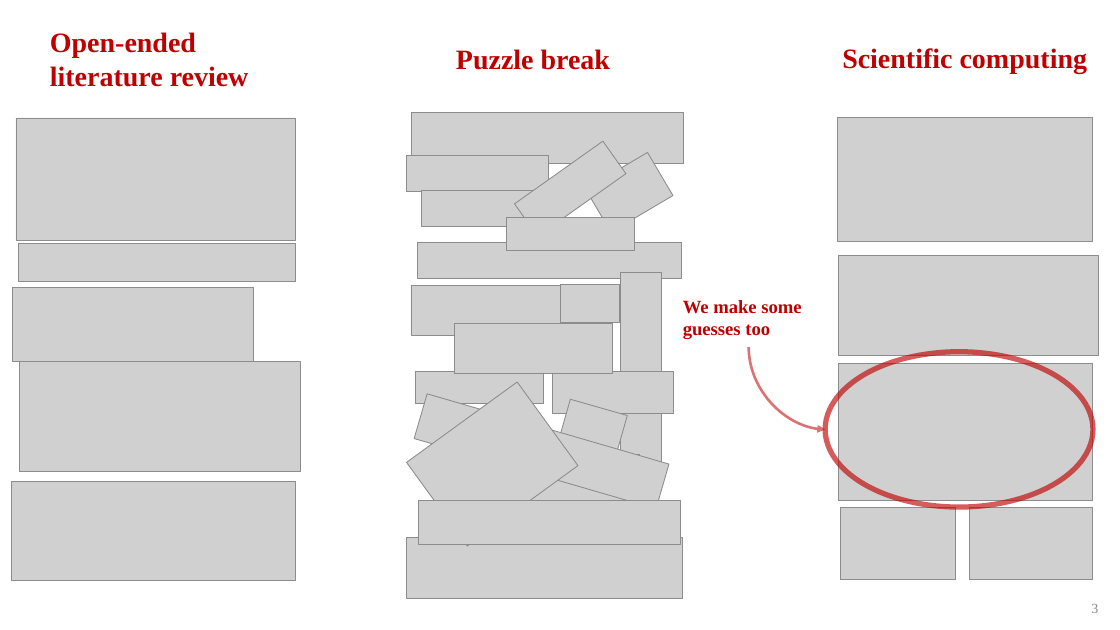
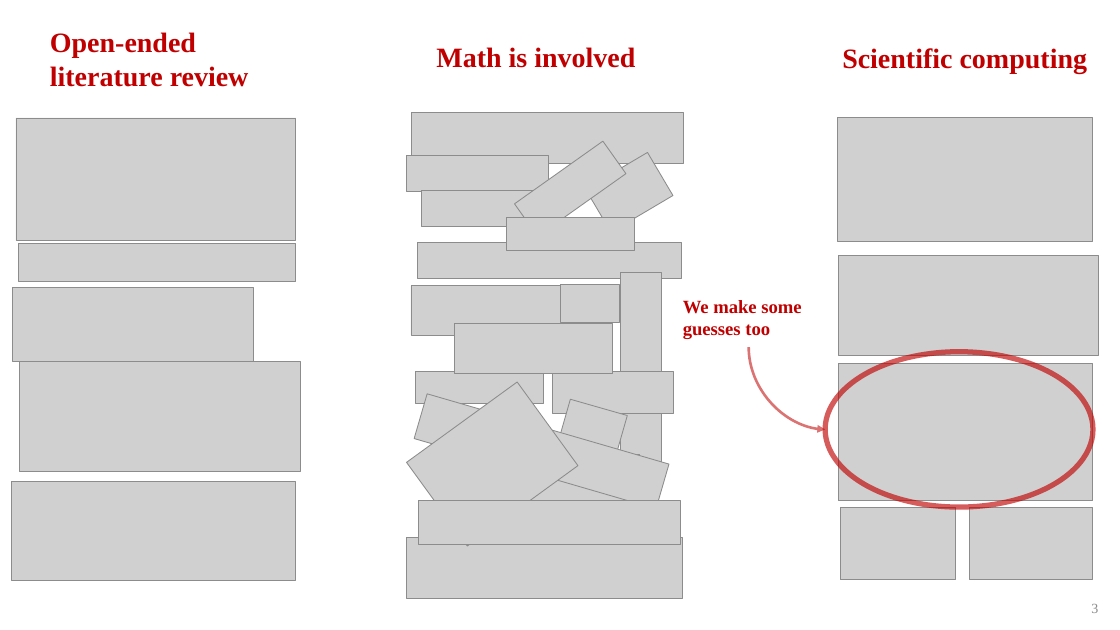
Before and after one commit to psas/electric-feed-system-prototype, a slide deck: slide 3 of Docs/Presentations/Slides/froyo_edits.pptx. Drawn at 1120x630 pixels with LibreOffice and Linux fonts; fonts in the diff are those of the drawing; grey boxes stand for pictures. Boxes give left, top, right and bottom in pixels: in the first picture for what was removed or moved away, otherwise in the second. Text is boxed around its words. In the diff, an @@ line names an element or a change of style, - is before the commit and + after.

Commit message:
slide edits

```diff
--- a/Docs/Presentations/Slides/froyo_edits.pptx
+++ b/Docs/Presentations/Slides/froyo_edits.pptx
@@ text at [436,47,635,68]: text changed @@
-Puzzle break
+Math is involved
```
Also in this commit, not shown: 1 other slide changed, 4 slides added, 3 other files.
